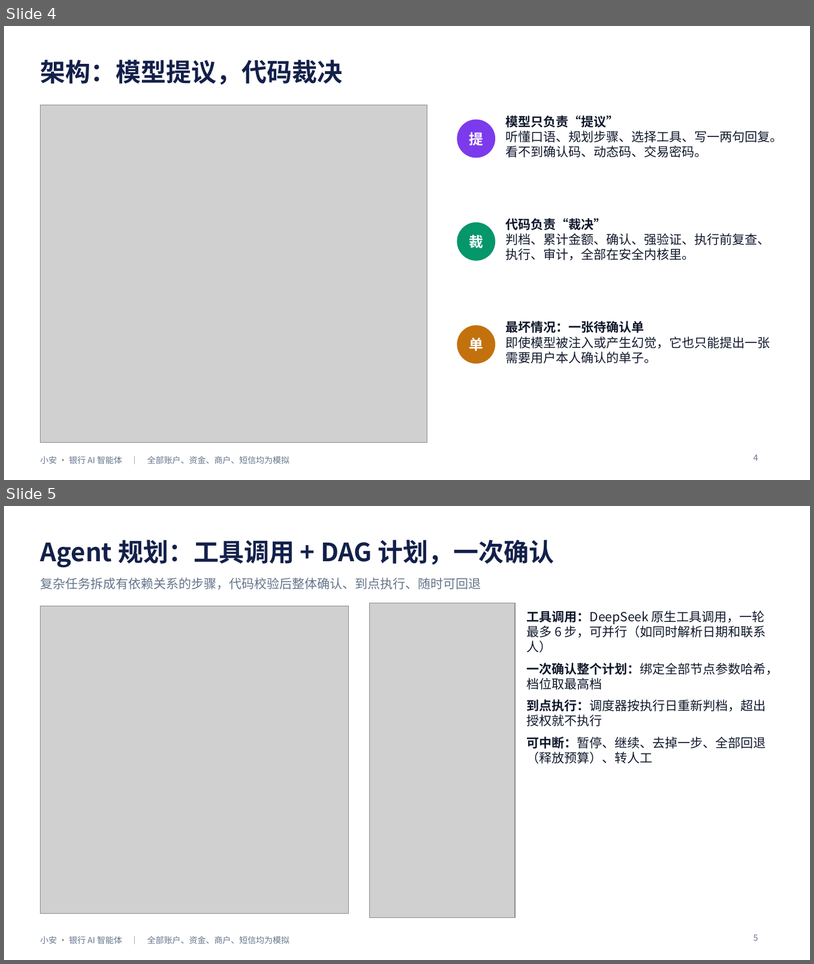
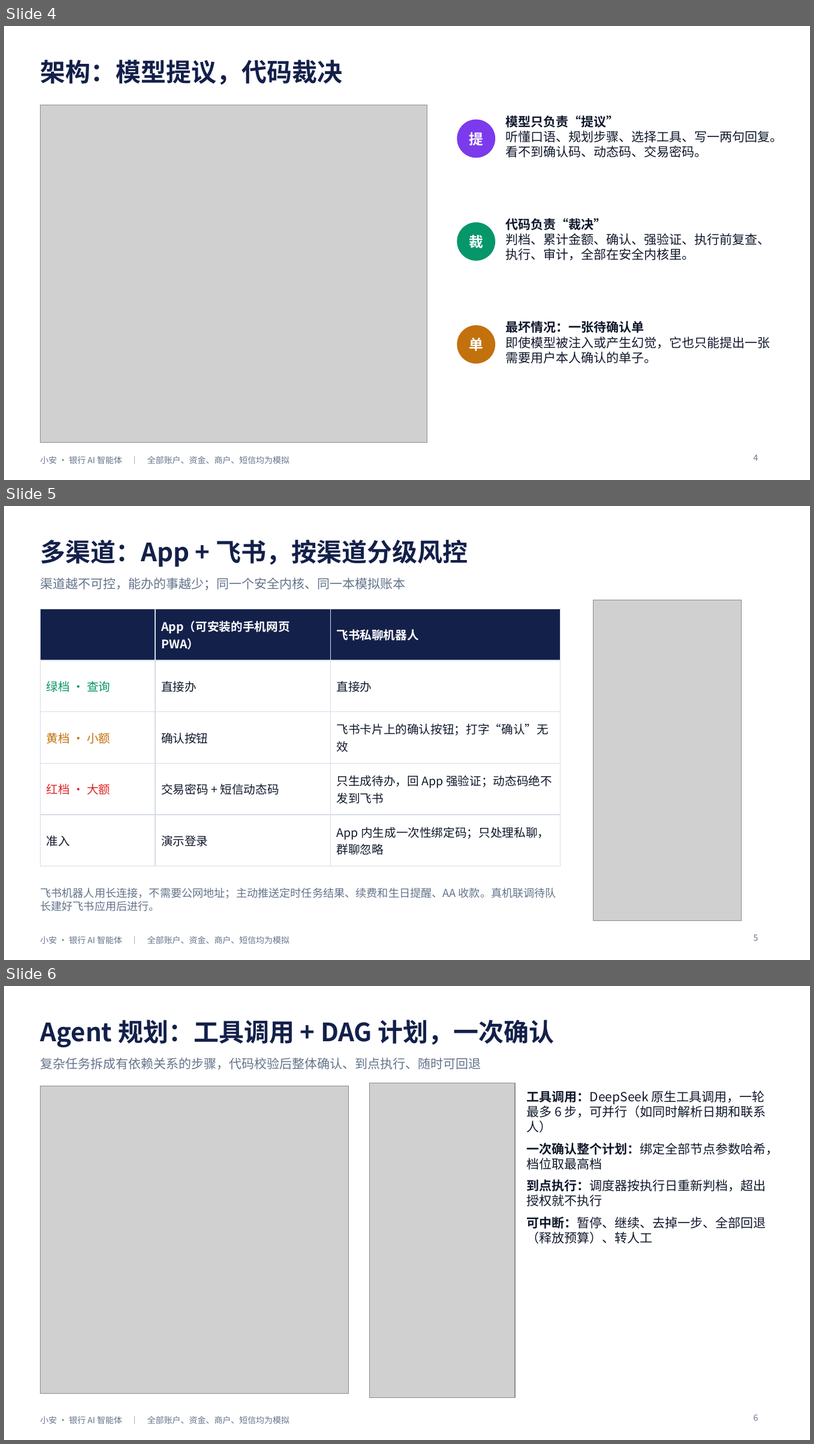
Before and after one commit to HelloHermit/fintechathon, a slide deck: deliverables/答辩PPT.pptx. Shown one above the other, each under a label of ours: slides 4 and 5 before the commit, slides 4, 5 and 6 after it. The pictures are 814x964 and 814x1444 pixels, drawn with LibreOffice and Linux fonts; fonts in the diff are those of the drawing; grey boxes stand for pictures. Boxes give left, top, right and bottom in pixels: in the first picture for what was removed or moved away, otherwise in the second. Text is boxed around its words. In the diff, an @@ line names an element or a change of style, - is before the commit and + after.

```diff
--- a/deliverables/答辩PPT.pptx
+++ b/deliverables/答辩PPT.pptx
@@ slide 5 added at bbox=[4, 506, 810, 960], background #FFFFFF; not listed: 1 template element that a slide beside it also shows @@
@@ text added at bbox=[40, 540, 468, 567], 30 pt, text #13204A, bold @@
+多渠道：App + 飞书，按渠道分级风控
@@ text added at bbox=[40, 577, 405, 590], 15 pt, text #64748B @@
+渠道越不可控，能办的事越少；同一个安全内核、同一本模拟账本
@@ table added at bbox=[40, 609, 561, 857], 5 rows, 3 columns @@
+ | App（可安装的手机网页 PWA） | 飞书私聊机器人
+绿档 · 查询 | 直接办 | 直接办
+黄档 · 小额 | 确认按钮 | 飞书卡片上的确认按钮；打字“确认”无效
+红档 · 大额 | 交易密码 + 短信动态码 | 只生成待办，回 App 强验证；动态码绝不发到飞书
+准入 | 演示登录 | App 内生成一次性绑定码；只处理私聊，群聊忽略
@@ picture added at bbox=[594, 600, 742, 921] @@
@@ text added at bbox=[40, 887, 557, 911], 13 pt, text #64748B @@
+飞书机器人用长连接，不需要公网地址；主动推送定时任务结果、续费和生日提醒、AA 收款。真机联调待队长建好飞书应用后进行。
@@ page number added at bbox=[754, 934, 759, 940], 10 pt, text #64748B @@
+5
@@ what was slide 5 is now slide 6 @@
@@ page number at bbox=[754, 1414, 759, 1420]: text changed @@
-5
+6
```
Also in this commit, not shown: 2 slides changed, 1 other slide added, 2 slides removed, 14 other files.
